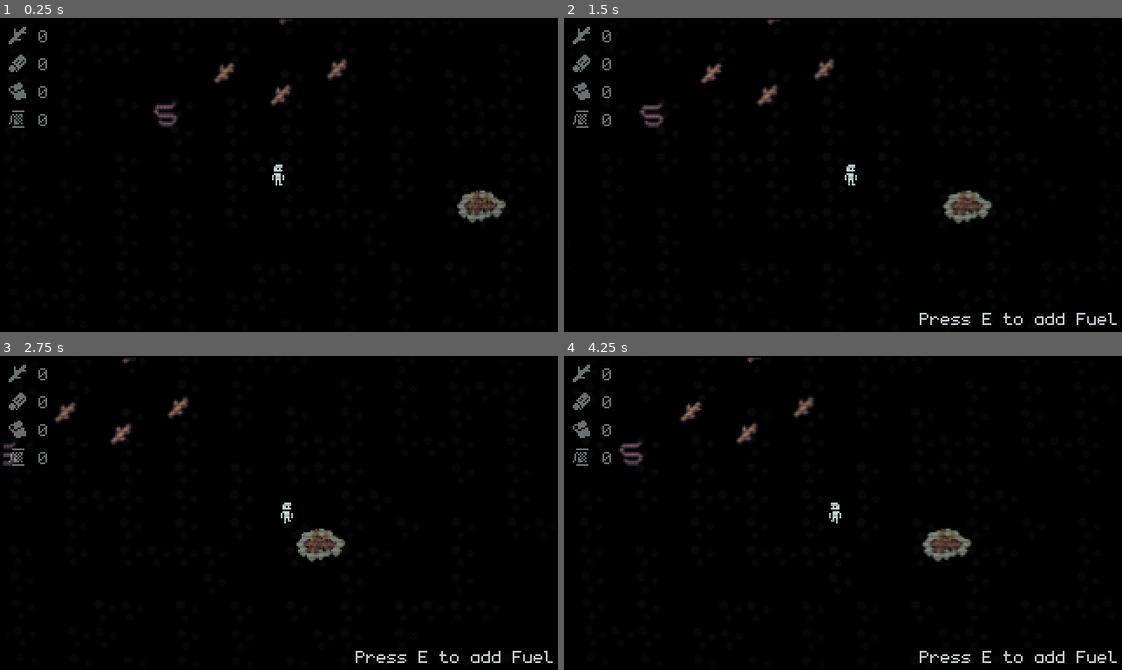
Above: before the commit, frames 1-4 (two rows, left to right).
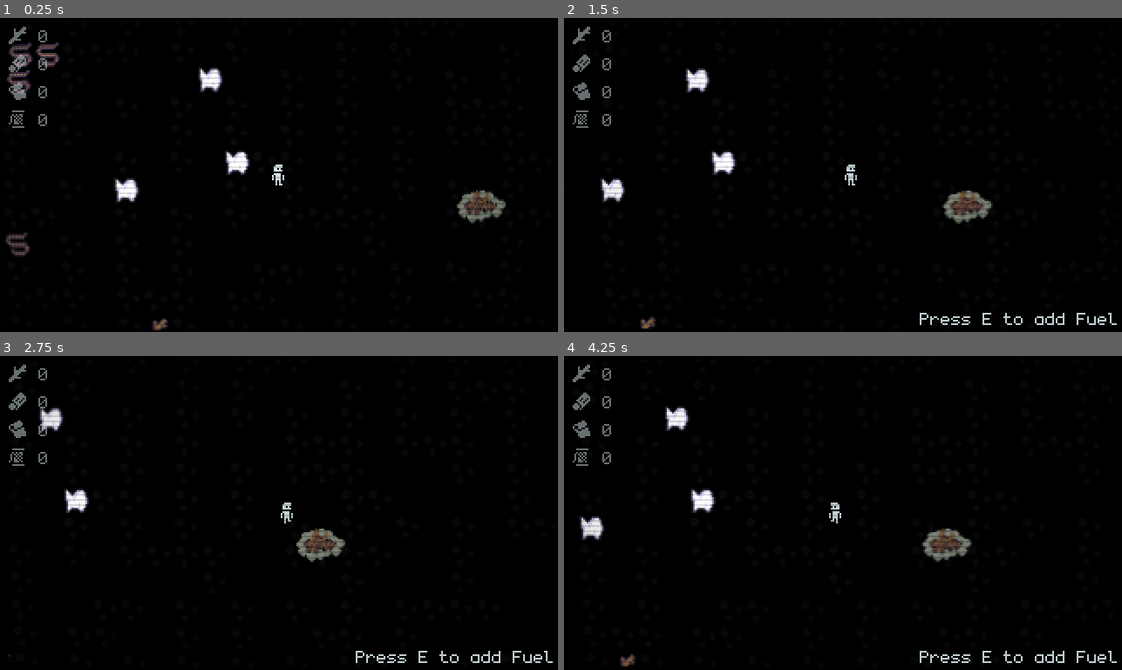
Above: after the commit, the same moments.

Repository: WirelessNine/Lone-Island
Game: Godot game, scene res://scenes/main.tscn
Same seed, same stepped clock (60 frames per second), same inputs: the game is played once before the commit and once after it.
Inputs (mouse positions are in pixels of both pictures, inside the frame that each line leads up to):
- Up to frame 1 (0.25 s): no input
- Up to frame 2 (1.5 s): tap Enter (ui_accept) at 0.5, 0.77 s; move the mouse to (965, 159) at 0.52 s; hold D (right) 0.53-1.25 s; hold E (interact) 0.53-1.25 s; click (965, 159) at 0.67 s; drag from (731, 190) to (826, 68) at 1.27 s
- Up to frame 3 (2.75 s): tap E (interact) at 2 s; move the mouse to (334, 443) at 2.02 s; hold D (right) from 2.03 s (still down); tap I at 2.1 s
- Up to frame 4 (4.25 s): release D (right) at 2.75 s; tap E (interact) at 2.75, 3.5 s; drag from (815, 575) to (681, 431) at 2.77 s; move the mouse to (1010, 560) at 3.52 s; hold A (left) from 3.53 s (still down); tap O at 3.6 s; tap Enter (ui_accept) at 3.77 s

The runs differ from the first frame. In frame 1, 2.2% of the frame differs, in the area x 0-63%, y 0-100%; in frame 2, 1.5%; in frame 3, 1.0%; in frame 4, 1.5%.

Commit message:
Add tilemap scene collection

Diff:
--- a/resources/decor_set.tres
+++ b/resources/decor_set.tres
@@ -1,6 +1,10 @@
 [gd_resource type="TileSet" format=3 uid="uid://cmxy1j4lb3ly0"]
 
 [ext_resource type="Texture2D" uid="uid://dghwkio3jk11x" path="res://resources/atlases/decor_atlas.tres" id="1_k4pvx"]
+[ext_resource type="PackedScene" uid="uid://dof8jwe0gmujp" path="res://scenes/ground_items/cloth.tscn" id="2_m0fcr"]
+[ext_resource type="PackedScene" uid="uid://cb4jdv0sqt278" path="res://scenes/ground_items/rope.tscn" id="3_gdjwg"]
+[ext_resource type="PackedScene" uid="uid://d1sqa2uuicegy" path="res://scenes/ground_items/sticks.tscn" id="4_31blq"]
+[ext_resource type="PackedScene" uid="uid://c27o72a66700x" path="res://scenes/ground_items/wood.tscn" id="5_7rwal"]
 
 [sub_resource type="TileSetAtlasSource" id="TileSetAtlasSource_thvod"]
 texture = ExtResource("1_k4pvx")
@@ -43,6 +47,14 @@
 1:2/0 = 0
 1:2/0/physics_layer_0/polygon_0/points = PackedVector2Array(-6, 0, 6, 0, 6, 6, -6, 6)
 
+[sub_resource type="TileSetScenesCollectionSource" id="TileSetScenesCollectionSource_5u38u"]
+resource_name = "Items"
+scenes/1/scene = ExtResource("2_m0fcr")
+scenes/2/scene = ExtResource("3_gdjwg")
+scenes/3/scene = ExtResource("4_31blq")
+scenes/4/scene = ExtResource("5_7rwal")
+
 [resource]
 physics_layer_0/collision_layer = 1
 sources/0 = SubResource("TileSetAtlasSource_thvod")
+sources/1 = SubResource("TileSetScenesCollectionSource_5u38u")
--- a/scenes/ground_item.gd
+++ b/scenes/ground_item.gd
@@ -1,4 +1,3 @@
-@tool
 extends Sprite2D
 
 const CLOTH: AtlasTexture = preload("uid://b6dy5vkioy2i7")
@@ -6,19 +5,7 @@
 const WOOD: AtlasTexture = preload("uid://8m3oak8yimmf")
 const STICKS: AtlasTexture = preload("uid://bfsb4wqnl77tn")
 
-@export var item: GameManager.Item:
-	set(value):
-		item = value
-
-		match value:
-			GameManager.Item.WOOD:
-				texture = WOOD
-			GameManager.Item.CLOTH:
-				texture = CLOTH
-			GameManager.Item.ROPE:
-				texture = ROPE
-			GameManager.Item.STICKS:
-				texture = STICKS
+@export var item: GameManager.Item
 
 var player_inside: bool = false
 var picked_up: bool = false
--- /dev/null
+++ b/scenes/ground_items/cloth.tscn
@@ -0,0 +1,30 @@
+[gd_scene format=3 uid="uid://dof8jwe0gmujp"]
+
+[ext_resource type="Texture2D" uid="uid://b6dy5vkioy2i7" path="res://resources/atlases/cloth.tres" id="1_xc6xl"]
+[ext_resource type="Script" uid="uid://ca0ssh78erg8d" path="res://scenes/ground_item.gd" id="2_sj5ht"]
+[ext_resource type="Texture2D" uid="uid://det60erbpe3nc" path="res://assets/circle_light.png" id="3_tnk2l"]
+
+[sub_resource type="CircleShape2D" id="CircleShape2D_g2els"]
+radius = 13.0
+
+[node name="Cloth" type="Sprite2D" unique_id=2072517468]
+z_index = -1
+texture = ExtResource("1_xc6xl")
+script = ExtResource("2_sj5ht")
+item = 2
+
+[node name="Pickup" type="Area2D" parent="." unique_id=21742547]
+
+[node name="CollisionShape2D" type="CollisionShape2D" parent="Pickup" unique_id=377891046]
+shape = SubResource("CircleShape2D_g2els")
+debug_color = Color(0, 0.5950001, 0.7, 0)
+metadata/_edit_lock_ = true
+
+[node name="PointLight2D" type="PointLight2D" parent="." unique_id=1463369728]
+energy = 0.5
+texture = ExtResource("3_tnk2l")
+texture_scale = 0.6
+metadata/_edit_lock_ = true
+
+[connection signal="body_entered" from="Pickup" to="." method="_on_pickup_body_entered"]
+[connection signal="body_exited" from="Pickup" to="." method="_on_pickup_body_exited"]
--- /dev/null
+++ b/scenes/ground_items/rope.tscn
@@ -0,0 +1,30 @@
+[gd_scene format=3 uid="uid://cb4jdv0sqt278"]
+
+[ext_resource type="Texture2D" uid="uid://f8oxlwo7qheu" path="res://resources/atlases/rope.tres" id="1_h6mmf"]
+[ext_resource type="Script" uid="uid://ca0ssh78erg8d" path="res://scenes/ground_item.gd" id="2_aerm7"]
+[ext_resource type="Texture2D" uid="uid://det60erbpe3nc" path="res://assets/circle_light.png" id="3_2wr77"]
+
+[sub_resource type="CircleShape2D" id="CircleShape2D_g2els"]
+radius = 13.0
+
+[node name="Rope" type="Sprite2D" unique_id=2072517468]
+z_index = -1
+texture = ExtResource("1_h6mmf")
+script = ExtResource("2_aerm7")
+item = 3
+
+[node name="Pickup" type="Area2D" parent="." unique_id=21742547]
+
+[node name="CollisionShape2D" type="CollisionShape2D" parent="Pickup" unique_id=377891046]
+shape = SubResource("CircleShape2D_g2els")
+debug_color = Color(0, 0.5950001, 0.7, 0)
+metadata/_edit_lock_ = true
+
+[node name="PointLight2D" type="PointLight2D" parent="." unique_id=1463369728]
+energy = 0.5
+texture = ExtResource("3_2wr77")
+texture_scale = 0.6
+metadata/_edit_lock_ = true
+
+[connection signal="body_entered" from="Pickup" to="." method="_on_pickup_body_entered"]
+[connection signal="body_exited" from="Pickup" to="." method="_on_pickup_body_exited"]
--- /dev/null
+++ b/scenes/ground_items/sticks.tscn
@@ -0,0 +1,29 @@
+[gd_scene format=3 uid="uid://d1sqa2uuicegy"]
+
+[ext_resource type="Script" uid="uid://ca0ssh78erg8d" path="res://scenes/ground_item.gd" id="1_oe8gi"]
+[ext_resource type="Texture2D" uid="uid://bfsb4wqnl77tn" path="res://resources/atlases/sticks.tres" id="1_wjwr5"]
+[ext_resource type="Texture2D" uid="uid://det60erbpe3nc" path="res://assets/circle_light.png" id="3_m7nn2"]
+
+[sub_resource type="CircleShape2D" id="CircleShape2D_g2els"]
+radius = 13.0
+
+[node name="Sticks" type="Sprite2D" unique_id=2072517468]
+z_index = -1
+texture = ExtResource("1_wjwr5")
+script = ExtResource("1_oe8gi")
+
+[node name="Pickup" type="Area2D" parent="." unique_id=21742547]
+
+[node name="CollisionShape2D" type="CollisionShape2D" parent="Pickup" unique_id=377891046]
+shape = SubResource("CircleShape2D_g2els")
+debug_color = Color(0, 0.5950001, 0.7, 0)
+metadata/_edit_lock_ = true
+
+[node name="PointLight2D" type="PointLight2D" parent="." unique_id=1463369728]
+energy = 0.5
+texture = ExtResource("3_m7nn2")
+texture_scale = 0.6
+metadata/_edit_lock_ = true
+
+[connection signal="body_entered" from="Pickup" to="." method="_on_pickup_body_entered"]
+[connection signal="body_exited" from="Pickup" to="." method="_on_pickup_body_exited"]
--- a/scenes/ground_item.tscn
+++ b/scenes/ground_items/wood.tscn
@@ -1,25 +1,28 @@
-[gd_scene format=3 uid="uid://d1sqa2uuicegy"]
+[gd_scene format=3 uid="uid://c27o72a66700x"]
 
-[ext_resource type="Script" uid="uid://ca0ssh78erg8d" path="res://scenes/ground_item.gd" id="1_oe8gi"]
-[ext_resource type="Texture2D" uid="uid://8m3oak8yimmf" path="res://resources/atlases/wood.tres" id="1_sxkc3"]
-[ext_resource type="Texture2D" uid="uid://det60erbpe3nc" path="res://assets/circle_light.png" id="3_m7nn2"]
+[ext_resource type="Texture2D" uid="uid://8m3oak8yimmf" path="res://resources/atlases/wood.tres" id="1_tk005"]
+[ext_resource type="Script" uid="uid://ca0ssh78erg8d" path="res://scenes/ground_item.gd" id="2_h130k"]
+[ext_resource type="Texture2D" uid="uid://det60erbpe3nc" path="res://assets/circle_light.png" id="3_fr3dm"]
 
 [sub_resource type="CircleShape2D" id="CircleShape2D_g2els"]
 radius = 13.0
 
-[node name="GroundItem" type="Sprite2D" unique_id=2072517468]
-texture = ExtResource("1_sxkc3")
-script = ExtResource("1_oe8gi")
+[node name="Wood" type="Sprite2D" unique_id=2072517468]
+z_index = -1
+texture = ExtResource("1_tk005")
+script = ExtResource("2_h130k")
+item = 1
 
 [node name="Pickup" type="Area2D" parent="." unique_id=21742547]
 
 [node name="CollisionShape2D" type="CollisionShape2D" parent="Pickup" unique_id=377891046]
 shape = SubResource("CircleShape2D_g2els")
 debug_color = Color(0, 0.5950001, 0.7, 0)
+metadata/_edit_lock_ = true
 
 [node name="PointLight2D" type="PointLight2D" parent="." unique_id=1463369728]
 energy = 0.5
-texture = ExtResource("3_m7nn2")
+texture = ExtResource("3_fr3dm")
 texture_scale = 0.6
 metadata/_edit_lock_ = true
 
--- a/scenes/main.tscn
+++ b/scenes/main.tscn
@@ -2,10 +2,6 @@
 
 [ext_resource type="Script" uid="uid://ccxxo5cx1sbwf" path="res://scenes/main.gd" id="1_o5qli"]
 [ext_resource type="PackedScene" uid="uid://lgx6c8u5ghv7" path="res://scenes/player.tscn" id="2_0wfyh"]
-[ext_resource type="PackedScene" uid="uid://d1sqa2uuicegy" path="res://scenes/ground_item.tscn" id="2_o6xl0"]
-[ext_resource type="Texture2D" uid="uid://f8oxlwo7qheu" path="res://resources/atlases/rope.tres" id="3_85g3d"]
-[ext_resource type="Texture2D" uid="uid://bfsb4wqnl77tn" path="res://resources/atlases/sticks.tres" id="3_ya4ey"]
-[ext_resource type="Texture2D" uid="uid://b6dy5vkioy2i7" path="res://resources/atlases/cloth.tres" id="4_choun"]
 [ext_resource type="TileSet" uid="uid://ush6c1nk2oel" path="res://resources/floor_set.tres" id="4_jyhfs"]
 [ext_resource type="PackedScene" uid="uid://dy2nupeeg10nc" path="res://scenes/hud.tscn" id="5_o6xl0"]
 [ext_resource type="TileSet" uid="uid://cmxy1j4lb3ly0" path="res://resources/decor_set.tres" id="5_tbgi4"]
@@ -27,35 +23,6 @@
 [node name="Main" type="Node" unique_id=1352912297]
 script = ExtResource("1_o5qli")
 
-[node name="Items" type="Node2D" parent="." unique_id=1852930492]
-metadata/_edit_lock_ = true
-
-[node name="GroundItem" parent="Items" unique_id=2072517468 instance=ExtResource("2_o6xl0")]
-position = Vector2(34, -78)
-texture = ExtResource("3_ya4ey")
-
-[node name="GroundItem4" parent="Items" unique_id=958686627 instance=ExtResource("2_o6xl0")]
-position = Vector2(1, -63)
-texture = ExtResource("3_ya4ey")
-
-[node name="GroundItem5" parent="Items" unique_id=2056803790 instance=ExtResource("2_o6xl0")]
-position = Vector2(-32, -76)
-texture = ExtResource("3_ya4ey")
-
-[node name="GroundItem6" parent="Items" unique_id=1513067151 instance=ExtResource("2_o6xl0")]
-position = Vector2(6, -110)
-texture = ExtResource("3_ya4ey")
-
-[node name="GroundItem2" parent="Items" unique_id=501081579 instance=ExtResource("2_o6xl0")]
-position = Vector2(-66, -52)
-texture = ExtResource("3_85g3d")
-item = 3
-
-[node name="GroundItem3" parent="Items" unique_id=1849205549 instance=ExtResource("2_o6xl0")]
-position = Vector2(42, -141)
-texture = ExtResource("4_choun")
-item = 2
-
 [node name="Island" type="Node2D" parent="." unique_id=956777178]
 y_sort_enabled = true
 metadata/_edit_lock_ = true
@@ -72,6 +39,7 @@
 
 [node name="DecorLayer" type="TileMapLayer" parent="Island" unique_id=360966796]
 y_sort_enabled = true
+tile_map_data = PackedByteArray("AAD6////AQAAAAAAAQD9//v/AQAAAAAAAQD+//7/AQAAAAAAAQD3//r/AQAAAAAAAgD2//r/AQAAAAAAAgD2//v/AQAAAAAAAgD0//3/AQAAAAAAAgD2/wEAAQAAAAAAAgD7/wQAAQAAAAAAAwD1/wUAAQAAAAAABAA=")
 tile_set = ExtResource("5_tbgi4")
 metadata/_edit_lock_ = true
 
Not shown, changed: kanban_tasks_data.kanban
